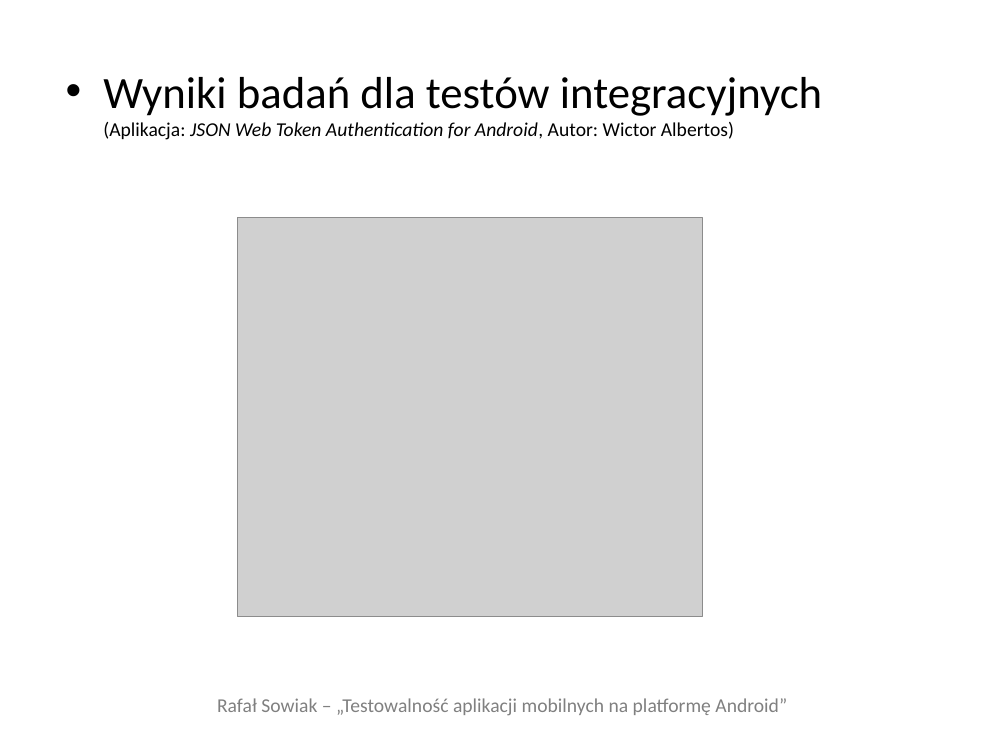
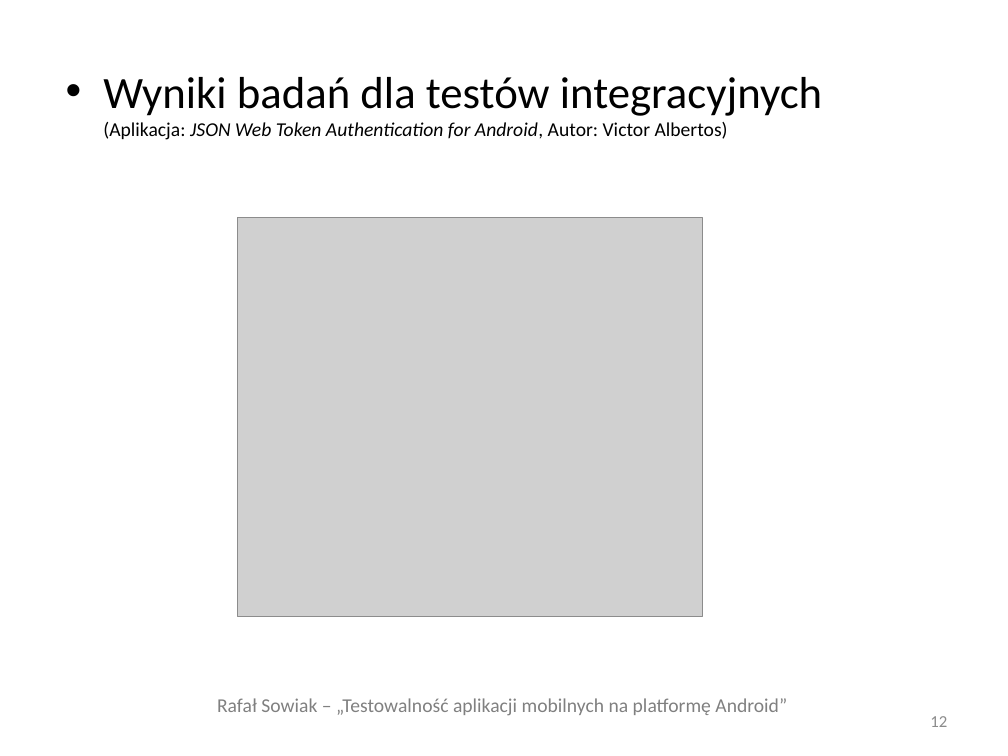
Before and after one commit to adventurewrites/mgr_info, a slide deck: slide 12 of rafal-sowiak-prezentacja-v1.pptx (slide 11 before the commit). Drawn at 1008x756 pixels with LibreOffice and Linux fonts; fonts in the diff are those of the drawing; grey boxes stand for pictures. Boxes give left, top, right and bottom in pixels: in the first picture for what was removed or moved away, otherwise in the second. Text is boxed around its words. In the diff, an @@ line names an element or a change of style, - is before the commit and + after.

```diff
--- a/rafal-sowiak-prezentacja-v1.pptx
+++ b/rafal-sowiak-prezentacja-v1.pptx
@@ text at bbox=[103, 77, 822, 140]: text changed @@
-• Wyniki badań dla testów integracyjnych
-  (Aplikacja: JSON Web Token Authentication for Android, Autor: Wictor Albertos)
+• Wyniki badań dla testów integracyjnych
+  (Aplikacja: JSON Web Token Authentication for Android, Autor: Victor Albertos)
@@ page number added at bbox=[930, 716, 947, 727], 12 pt, text #8C8C8C @@
+12
```
Also in this commit, not shown: 10 other slides changed, 1 slide added, 4 other files.
